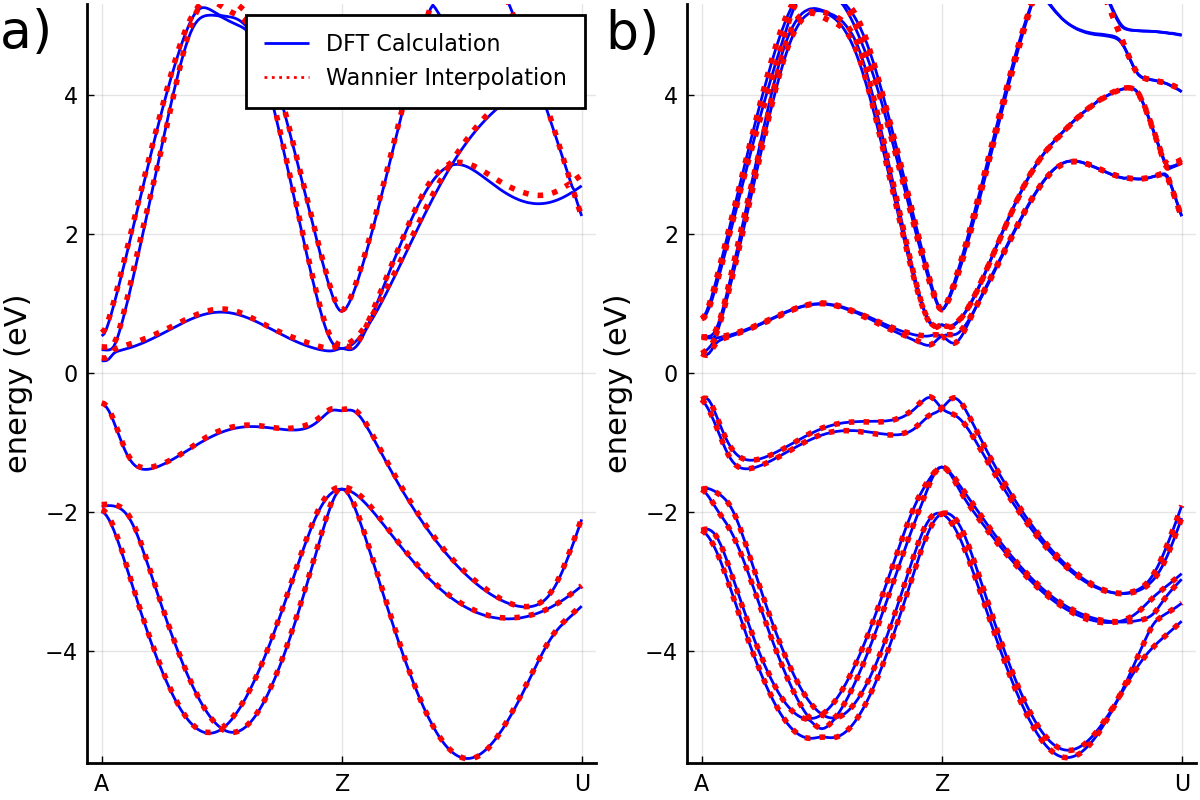
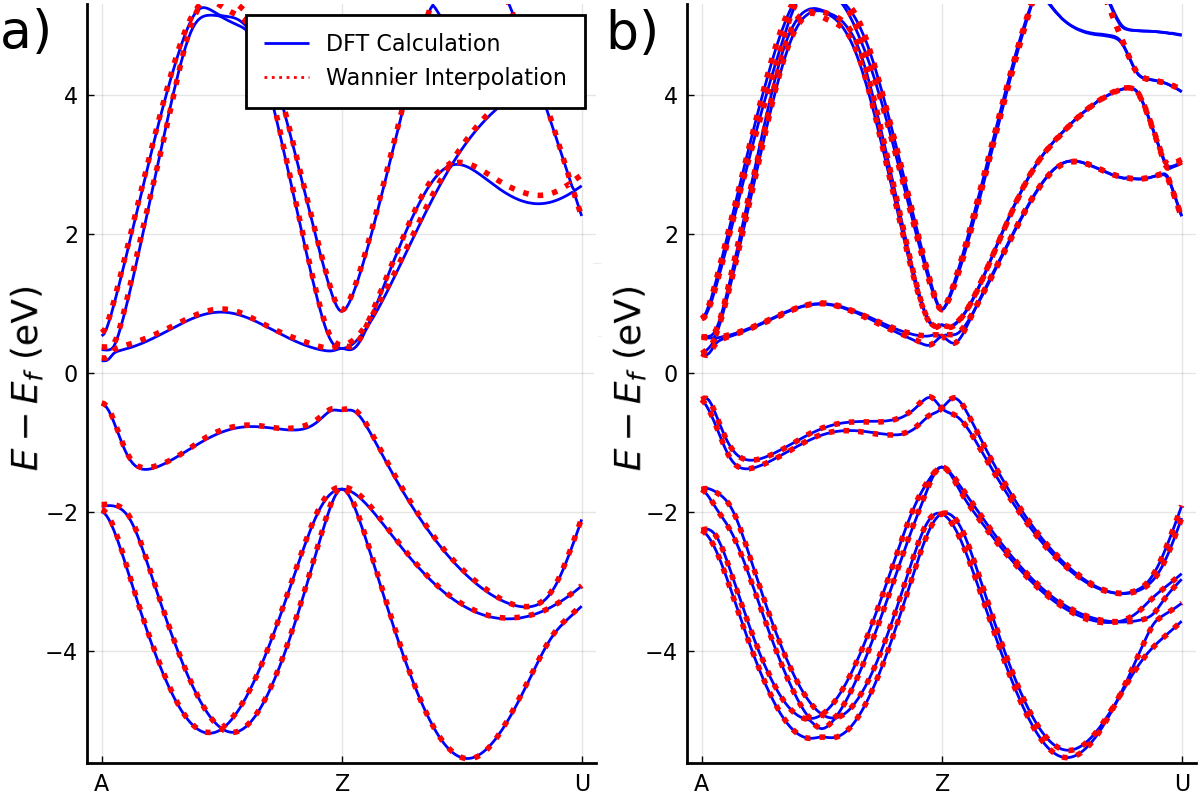
Layer changes from the first 1200 × 800 image to the second:
added layer "Pasted Layer copy" above "Pasted Layer" over 9, 287, 43, 471
added layer "Pasted Layer" above "wanvsdft.png" over 593, 262, 646, 471
painted on "wanvsdft.png" over 3, 262, 646, 473
